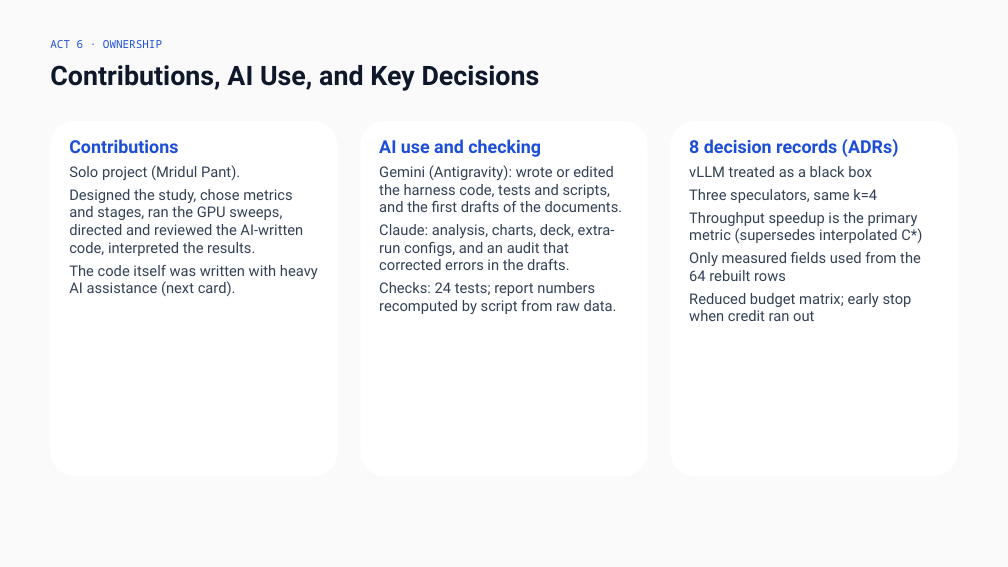
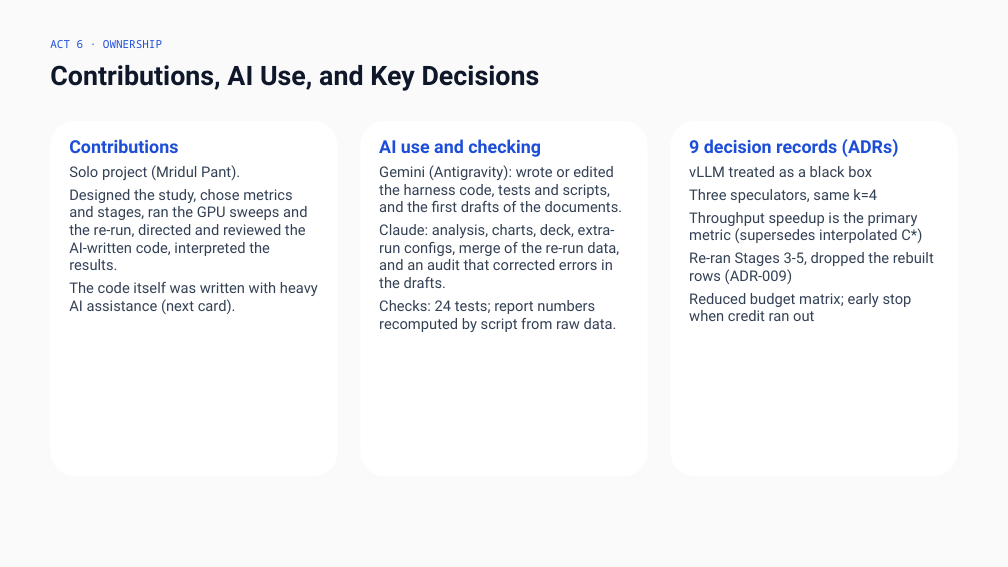
Before and after one commit to mridulpant2010/llm_serving, a slide deck: slide 27 of docs/Final_Presentation.pptx. Drawn at 1008x567 pixels with LibreOffice and Linux fonts; fonts in the diff are those of the drawing. Boxes give left, top, right and bottom in pixels: in the first picture for what was removed or moved away, otherwise in the second. Text is boxed around its words. In the diff, an @@ line names an element or a change of style, - is before the commit and + after.

```diff
--- a/docs/Final_Presentation.pptx
+++ b/docs/Final_Presentation.pptx
@@ text at (689,139,899,157): text changed @@
-8 decision records (ADRs)
+9 decision records (ADRs)
@@ text at (69,189,307,270): text changed @@
-Designed the study, chose metrics and stages, ran the GPU sweeps, directed and reviewed the AI-written code, interpreted the results.
+Designed the study, chose metrics and stages, ran the GPU sweeps and the re-run, directed and reviewed the AI-written code, interpreted the results.
@@ text at (379,224,619,288): text changed @@
-Claude: analysis, charts, deck, extra-run configs, and an audit that corrected errors in the drafts.
+Claude: analysis, charts, deck, extra-run configs, merge of the re-run data, and an audit that corrected errors in the drafts.
@@ text at (689,252,934,284): text changed @@
-Only measured fields used from the 64 rebuilt rows
+Re-ran Stages 3-5, dropped the rebuilt rows (ADR-009)
```
Also in this commit, not shown: 11 other slides changed, 34 other files.
